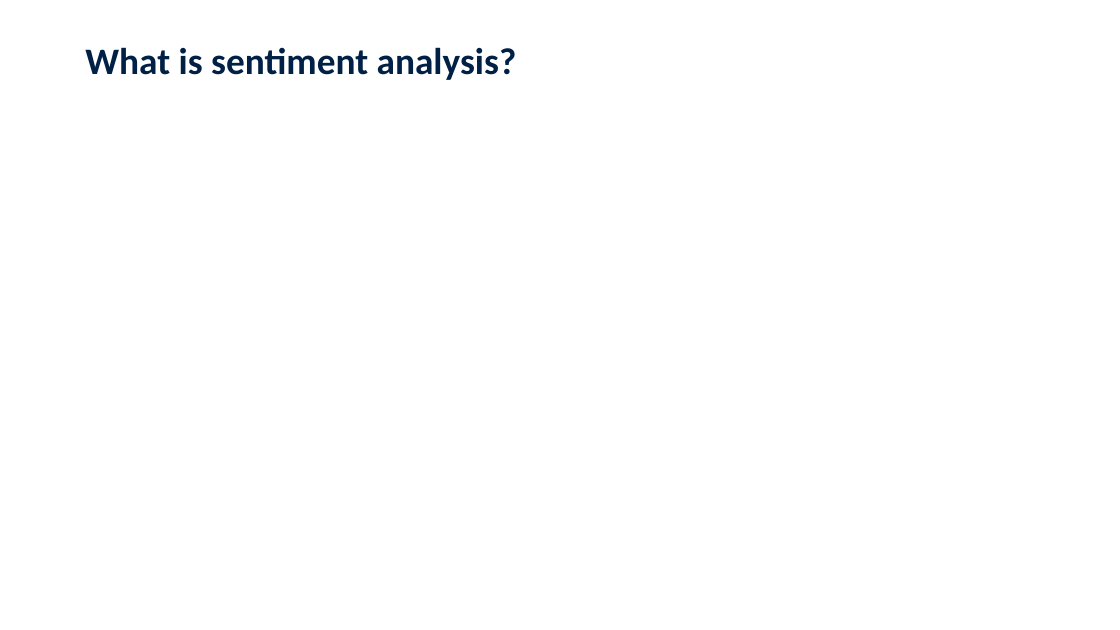
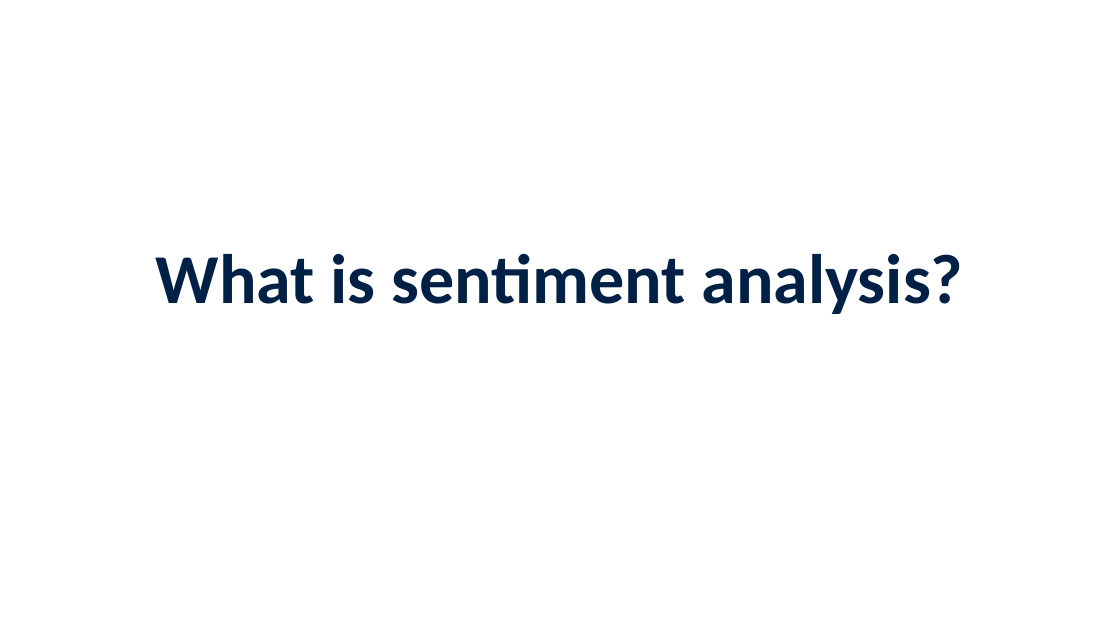
Before and after one commit to jennschilling/sentiment-analysis-in-R, a slide deck: slide 6 of slides/Sentiment Analysis in R.pptx (slide 5 before the commit). Drawn at 1120x630 pixels with LibreOffice and Linux fonts; fonts in the diff are those of the drawing; background and template pictures are left out. Boxes give left, top, right and bottom in pixels: in the first picture for what was removed or moved away, otherwise in the second. Text is boxed around its words. In the diff, an @@ line names an element or a change of style, - is before the commit and + after.

```diff
--- a/slides/Sentiment Analysis in R.pptx
+++ b/slides/Sentiment Analysis in R.pptx
@@ title "What is sentiment analysis?": place and size @@
-title "What is sentiment analysis?" at <box>85,47,517,80</box>
+title "What is sentiment analysis?" at <box>156,253,964,314</box>
@@ title "What is sentiment analysis?" at <box>156,253,964,314</box>: size 32 to 60 pt; alignment left to centre; vertical alignment top to bottom @@
```
Also in this commit, not shown: 2 other slides changed, 2 slides added, 1 slide removed, 2 other files.
